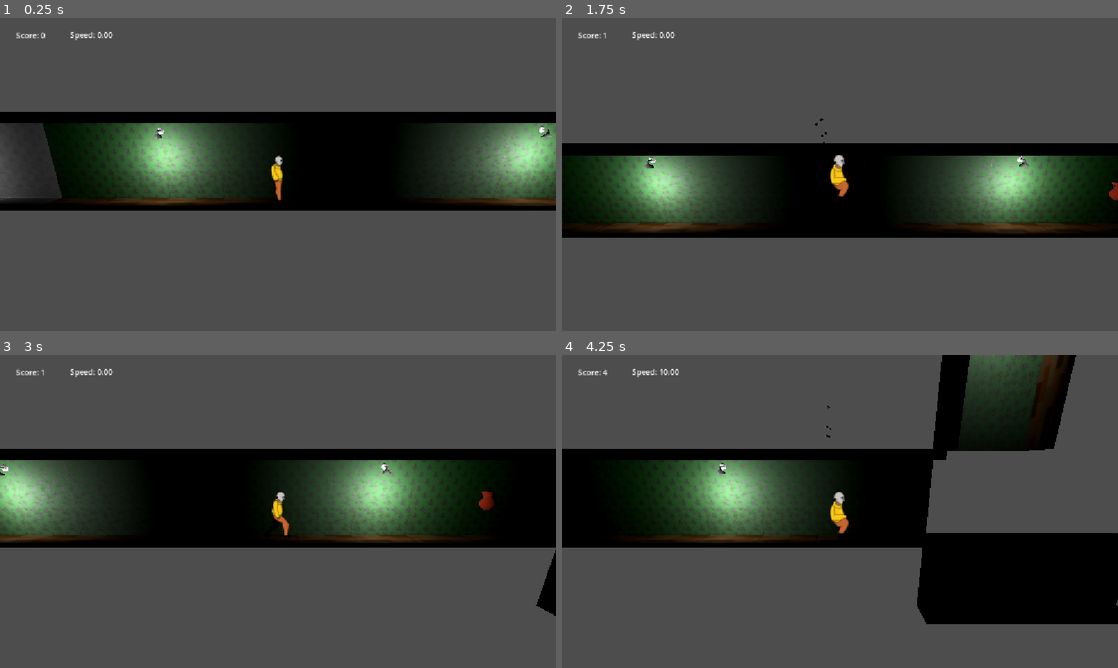
Above: before the commit, frames 1-4 (two rows, left to right).
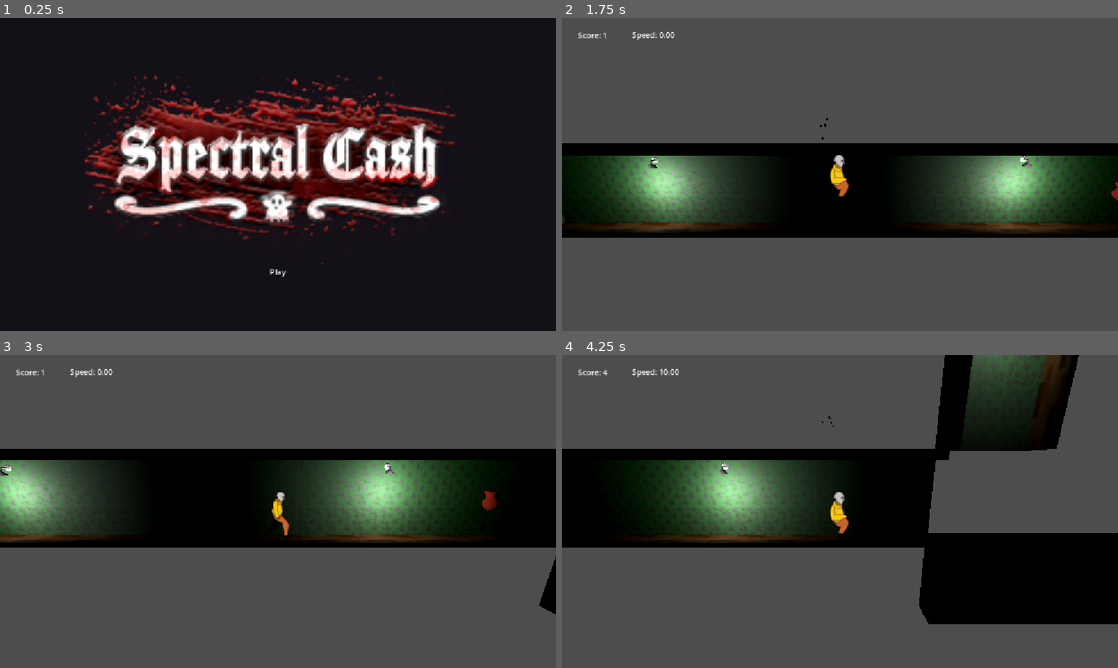
Above: after the commit, the same moments.

Repository: jinsato0422/haunted-mansion
Game: Godot game, scene res://Scenes/Game.tscn
Same seed, same stepped clock (60 frames per second), same inputs: the game is played once before the commit and once after it.
Inputs (mouse positions are in pixels of both pictures, inside the frame that each line leads up to):
- Up to frame 1 (0.25 s): no input
- Up to frame 2 (1.75 s): click (840, 271) at 0.5 s, where only the run after the commit has a clickable "Play"; hold D (move_right) from 1.28 s (still down); hold Ctrl (grab) from 1.28 s (still down); tap Space (jump) at 1.52 s
- Up to frame 3 (3 s): release D (move_right) at 2.03 s; release Ctrl (grab) at 2.03 s; hold S (down) 2.03-2.78 s; tap Ctrl (grab) at 2.1 s; tap Space (jump) at 2.27 s; hold D (move_right) from 2.78 s (still down); hold Ctrl (grab) from 2.78 s (still down); tap E (interact) at 2.85 s
- Up to frame 4 (4.25 s): keep holding D (move_right); release Ctrl (grab) at 3.53 s; tap Shift (run) at 3.6 s; tap Space (jump) at 3.77 s; tap Ctrl (grab) at 3.8 s

The runs differ from the first frame. In frame 1, 93% of the frame differs, in the area x 0-100%, y 0-100%; in frame 2, 0.9%; in frame 3, 1.1%; in frame 4, 1.1%.

Commit message:
Add Start Screen

Diff:
--- a/Scenes/Game.tscn
+++ b/Scenes/Game.tscn
@@ -3,10 +3,21 @@
 [ext_resource type="Script" uid="uid://cb8idit8seqwh" path="res://Scripts/main_side.gd" id="1_0clfa"]
 [ext_resource type="PackedScene" uid="uid://byl4pywlkquac" path="res://Scenes/ghost.tscn" id="2_ucghm"]
 [ext_resource type="PackedScene" uid="uid://0wdgmqfou2gp" path="res://Scenes/player.tscn" id="3_rltmn"]
-[ext_resource type="PackedScene" uid="uid://bheme71kyujx6" path="res://treasure.tscn" id="4_yfthy"]
+[ext_resource type="PackedScene" uid="uid://bheme71kyujx6" path="res://Scenes/treasure.tscn" id="4_yfthy"]
 [ext_resource type="PackedScene" uid="uid://c1hh734lrbs6f" path="res://Assets/3D/sm_hall_8m_Green.tscn" id="5_ucghm"]
 [ext_resource type="PackedScene" uid="uid://du054ww1x5832" path="res://Assets/3D/sm_hall_8m_Grey.tscn" id="7_fgofq"]
 [ext_resource type="PackedScene" uid="uid://cambo0qm4fntl" path="res://Scenes/light.tscn" id="7_yfthy"]
+[ext_resource type="Texture2D" uid="uid://cpf5wogcd0isp" path="res://Assets/UI/Logo_SC.png" id="8_2irst"]
+
+[sub_resource type="StyleBoxEmpty" id="StyleBoxEmpty_bf53h"]
+
+[sub_resource type="StyleBoxEmpty" id="StyleBoxEmpty_71axn"]
+
+[sub_resource type="StyleBoxEmpty" id="StyleBoxEmpty_dahhg"]
+
+[sub_resource type="StyleBoxEmpty" id="StyleBoxEmpty_3so38"]
+
+[sub_resource type="StyleBoxEmpty" id="StyleBoxEmpty_3cx6b"]
 
 [node name="MainSide" type="Node3D" unique_id=1572557826]
 script = ExtResource("1_0clfa")
@@ -87,6 +98,45 @@
 [node name="Light5" parent="." unique_id=131363763 instance=ExtResource("7_yfthy")]
 transform = Transform3D(1, 0, 0, 0, 1, 0, 0, 0, 1, 28, 2.0593987, -0.9576053)
 
+[node name="StartScreen" type="CanvasLayer" parent="." unique_id=1006084496]
+
+[node name="ColorRect" type="ColorRect" parent="StartScreen" unique_id=1264442752]
+anchors_preset = 15
+anchor_right = 1.0
+anchor_bottom = 1.0
+grow_horizontal = 2
+grow_vertical = 2
+color = Color(0.078431375, 0.0627451, 0.09411765, 1)
+
+[node name="CenterContainer" type="CenterContainer" parent="StartScreen/ColorRect" unique_id=42090523]
+layout_mode = 1
+anchors_preset = 15
+anchor_right = 1.0
+anchor_bottom = 1.0
+grow_horizontal = 2
+grow_vertical = 2
+
+[node name="VBoxContainer" type="VBoxContainer" parent="StartScreen/ColorRect/CenterContainer" unique_id=2062613687]
+layout_mode = 2
+
+[node name="Logo" type="TextureRect" parent="StartScreen/ColorRect/CenterContainer/VBoxContainer" unique_id=865861047]
+custom_minimum_size = Vector2(800, 400)
+layout_mode = 2
+texture = ExtResource("8_2irst")
+expand_mode = 1
+stretch_mode = 5
+
+[node name="StartButton" type="Button" parent="StartScreen/ColorRect/CenterContainer/VBoxContainer" unique_id=2112060547]
+layout_mode = 2
+theme_override_colors/font_color = Color(0.9490196, 0.92941177, 0.92156863, 1)
+theme_override_colors/font_hover_color = Color(0.8392157, 0.2901961, 0.2901961, 1)
+theme_override_styles/normal = SubResource("StyleBoxEmpty_bf53h")
+theme_override_styles/pressed = SubResource("StyleBoxEmpty_71axn")
+theme_override_styles/hover = SubResource("StyleBoxEmpty_dahhg")
+theme_override_styles/disabled = SubResource("StyleBoxEmpty_3so38")
+theme_override_styles/focus = SubResource("StyleBoxEmpty_3cx6b")
+text = "Play"
+
 [connection signal="collected" from="Minor Treasure" to="." method="_on_treasure_collected"]
 [connection signal="collected" from="Great Treasure" to="." method="_on_treasure_collected"]
 [connection signal="collected" from="Cursed Treasure" to="." method="_on_treasure_collected"]
--- a/Scripts/main_side.gd
+++ b/Scripts/main_side.gd
@@ -11,8 +11,32 @@
 @onready var speed_label: Label = $HUD/SpeedLabel
 @onready var ghost_spawn: Marker3D = $GhostSpawn
 
+#Start Screen
+@onready var start_screen: CanvasLayer = $StartScreen
+@onready var play_button: Button = $StartScreen/ColorRect/CenterContainer/VBoxContainer/StartButton
+
+var game_started := false
+
 func _ready() -> void:
+	get_tree().paused = true
+	start_screen.process_mode = Node.PROCESS_MODE_ALWAYS
+	play_button.pressed.connect(_on_play_pressed)
+	play_button.grab_focus()
 	update_hud()
+
+func _on_play_pressed() -> void:
+	play_button.disabled = true
+
+	var flash := create_tween()
+	flash.set_pause_mode(Tween.TWEEN_PAUSE_PROCESS)
+	flash.tween_property(play_button, "modulate", Color("#D64A4A"), 0.15)
+	flash.tween_property(play_button, "modulate", Color.WHITE, 0.15)
+	flash.tween_property(play_button, "modulate", Color("#D64A4A"), 0.15)
+	flash.tween_property(play_button, "modulate", Color.WHITE, 0.15)
+
+	await flash.finished
+	start_screen.hide()
+	get_tree().paused = false
 
 func update_hud() -> void:
 	score_label.text = "Score: " + str(score)
--- /dev/null
+++ b/treasure.tscn
@@ -0,0 +1,34 @@
+[gd_scene format=3 uid="uid://bx186o0mjyudh"]
+
+[ext_resource type="Script" uid="uid://2hoc4igxf8l5" path="res://Scripts/treasure.gd" id="1_dubxd"]
+[ext_resource type="PackedScene" uid="uid://berb2n1xwmcet" path="res://Assets/3D/MoneyBag_Ob-Unfinished.glb" id="2_h85lg"]
+
+[sub_resource type="SphereShape3D" id="SphereShape3D_2bngr"]
+
+[sub_resource type="StandardMaterial3D" id="StandardMaterial3D_2unnm"]
+
+[node name="Treasure2" type="Area3D" unique_id=2056213325]
+collision_mask = 2
+script = ExtResource("1_dubxd")
+
+[node name="CollisionShape3D" type="CollisionShape3D" parent="." unique_id=93178961]
+shape = SubResource("SphereShape3D_2bngr")
+
+[node name="empty_1" parent="." unique_id=1918214693 instance=ExtResource("2_h85lg")]
+transform = Transform3D(2, 0, 0, 0, 2, 0, 0, 0, 2, 0.032101393, 0, 0.09707904)
+
+[node name="CPUParticles3D" type="CPUParticles3D" parent="." unique_id=1334332930]
+transform = Transform3D(1, 0, 0, 0, 1, 0, 0, 0, 1, 0, 0, 0.020817876)
+visible = false
+material_override = SubResource("StandardMaterial3D_2unnm")
+amount = 21
+speed_scale = 2.3
+explosiveness = 1.0
+emission_shape = 1
+emission_sphere_radius = 1.0
+initial_velocity_min = 198.02
+initial_velocity_max = 792.08
+angular_velocity_min = -417.38
+angular_velocity_max = 499.01
+
+[connection signal="body_entered" from="." to="." method="_on_body_entered"]
Binary file added: Assets/UI/Logo_SC.png
Not shown, added: Assets/UI/Logo_SC.png.import
